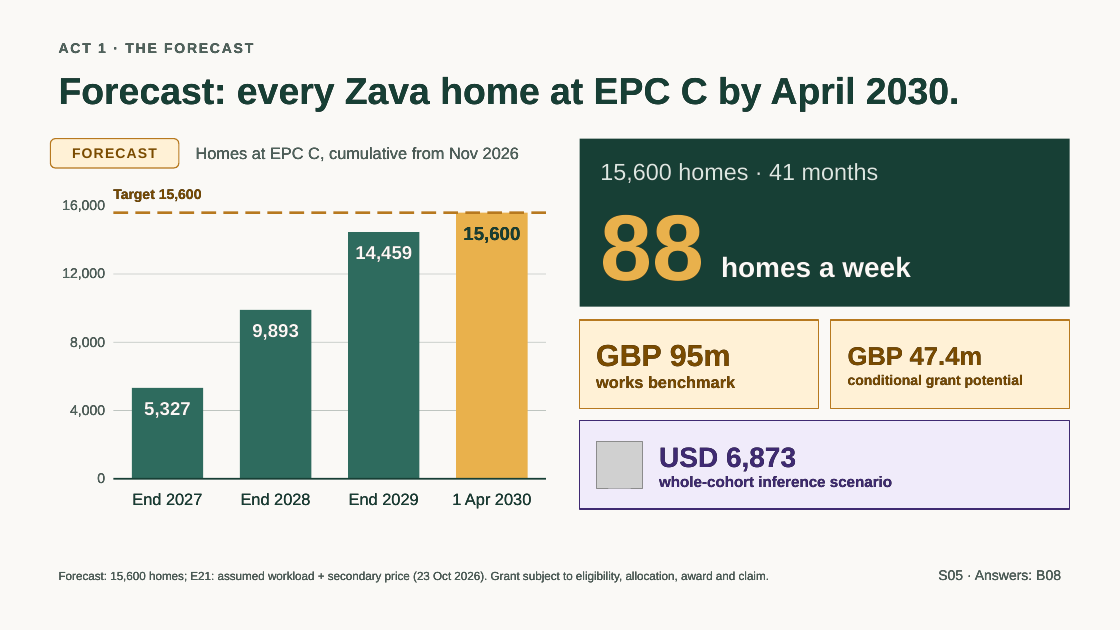
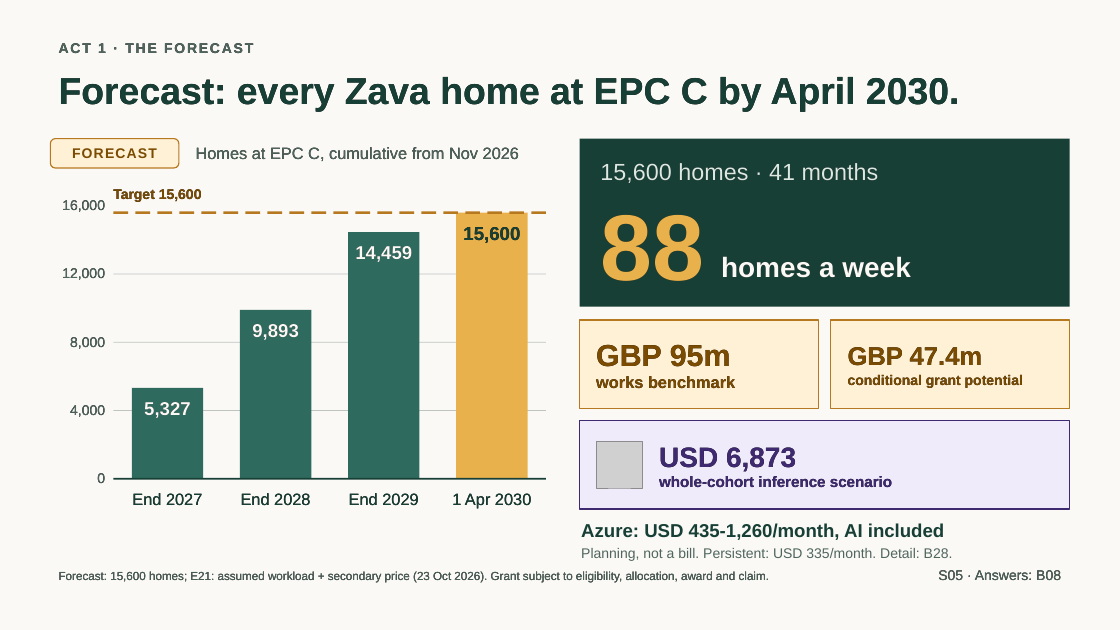
Before and after one commit to jmservera/ama, a slide deck: slide 6 of docs/capstone/deck/zava-forward-cowork-v2-draft.pptx. Drawn at 1120x630 pixels with LibreOffice and Linux fonts; fonts in the diff are those of the drawing; grey boxes stand for pictures. Boxes give left, top, right and bottom in pixels: in the first picture for what was removed or moved away, otherwise in the second. Text is boxed around its words. In the diff, an @@ line names an element or a change of style, - is before the commit and + after.

```diff
--- a/docs/capstone/deck/zava-forward-cowork-v2-draft.pptx
+++ b/docs/capstone/deck/zava-forward-cowork-v2-draft.pptx
@@ text added at (x1=581, y1=523, x2=944, y2=540), 16 pt, text #173F35, bold @@
+Azure: USD 435-1,260/month, AI included
@@ text added at (x1=581, y1=548, x2=953, y2=561), 12 pt, text #50655E @@
+Planning, not a bill. Persistent: USD 335/month. Detail: B28.
```
Also in this commit, not shown: 17 other slides changed, 2 slides added, 2 slides removed, 55 other files.
